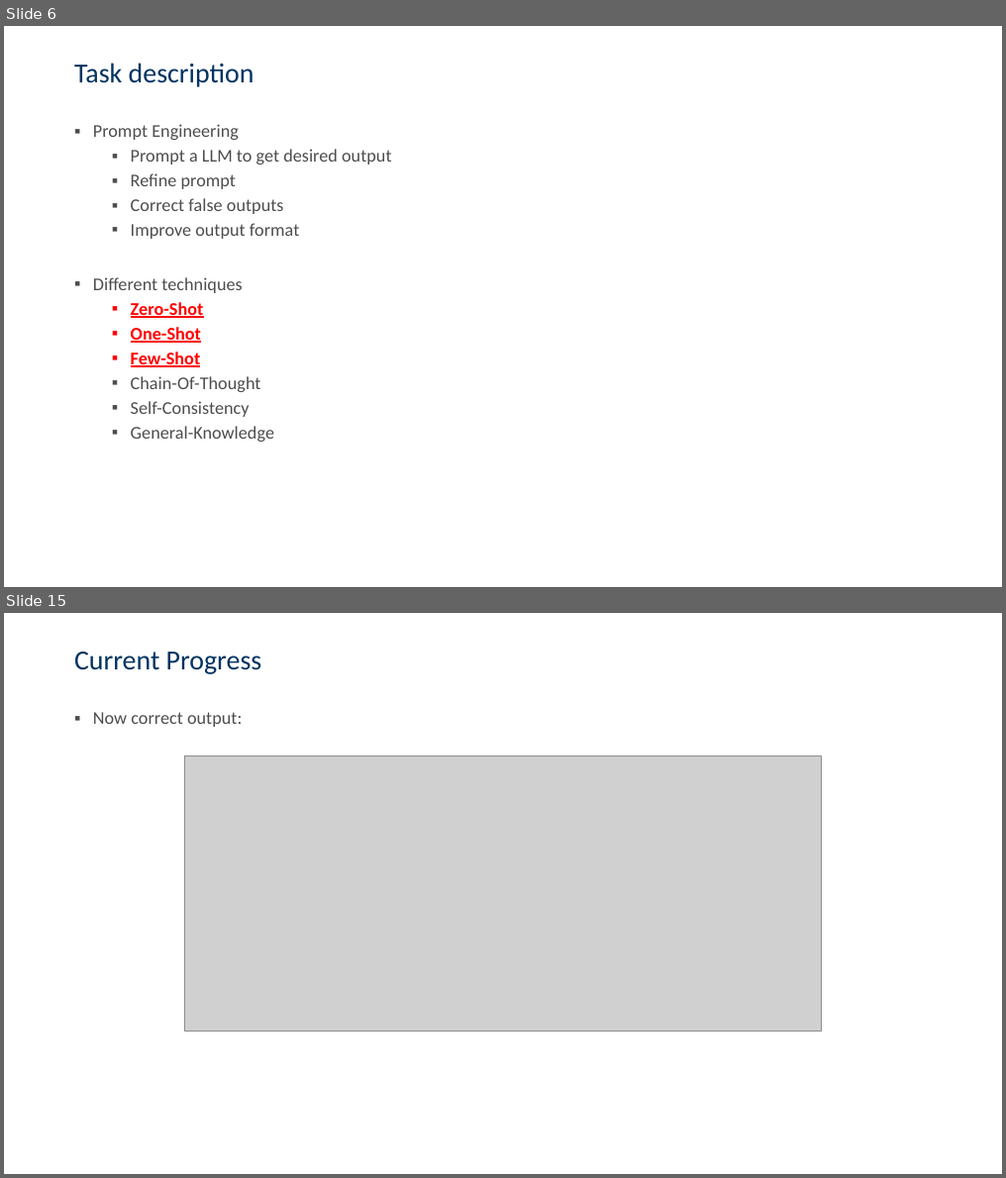
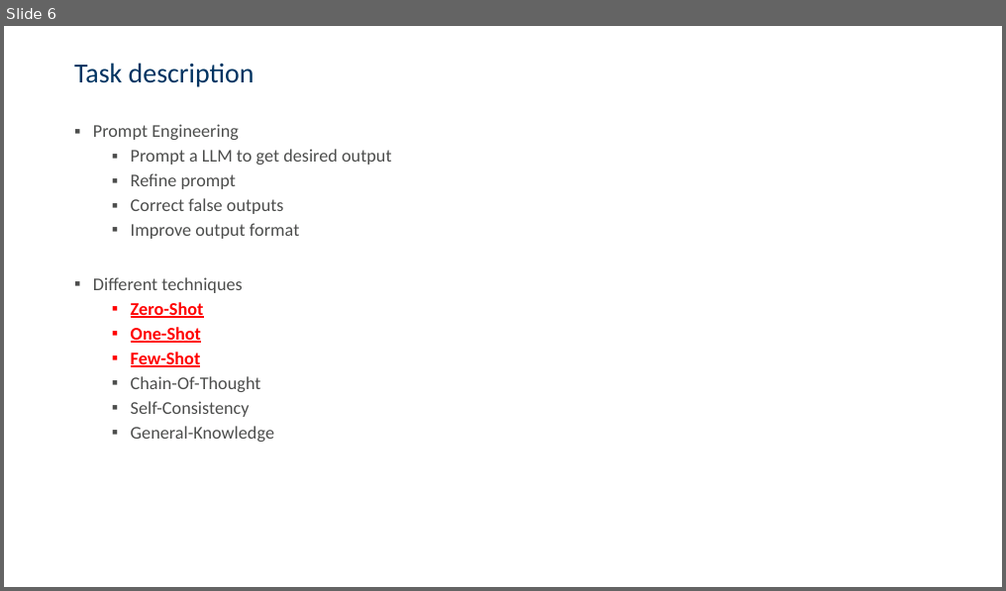
Before and after one commit to csaw5866/smartData, a slide deck: Presentation/final.pptx. Shown one above the other, each under a label of ours: slides 6 and 15 before the commit, slide 6 after it; the slides between them are not shown. The pictures are 1006x1178 and 1006x591 pixels, drawn with LibreOffice and Linux fonts; fonts in the diff are those of the drawing; grey boxes stand for pictures; background and template pictures are left out. Boxes give left, top, right and bottom in pixels: in the first picture for what was removed or moved away, otherwise in the second. Text is boxed around its words. In the diff, an @@ line names an element or a change of style, - is before the commit and + after.

```diff
--- a/Presentation/final.pptx
+++ b/Presentation/final.pptx
@@ slide 15 removed at <box>4,613,1002,1174</box>, background picture (left out) @@
@@ title removed at <box>74,652,262,674</box> @@
-Current Progress
@@ text removed at <box>93,712,242,727</box> @@
-▪ Now correct output:
@@ picture removed at <box>185,756,822,1031</box> @@
```
Also in this commit, not shown: 3 slides changed, 1 slide added, 8 other slides removed.
